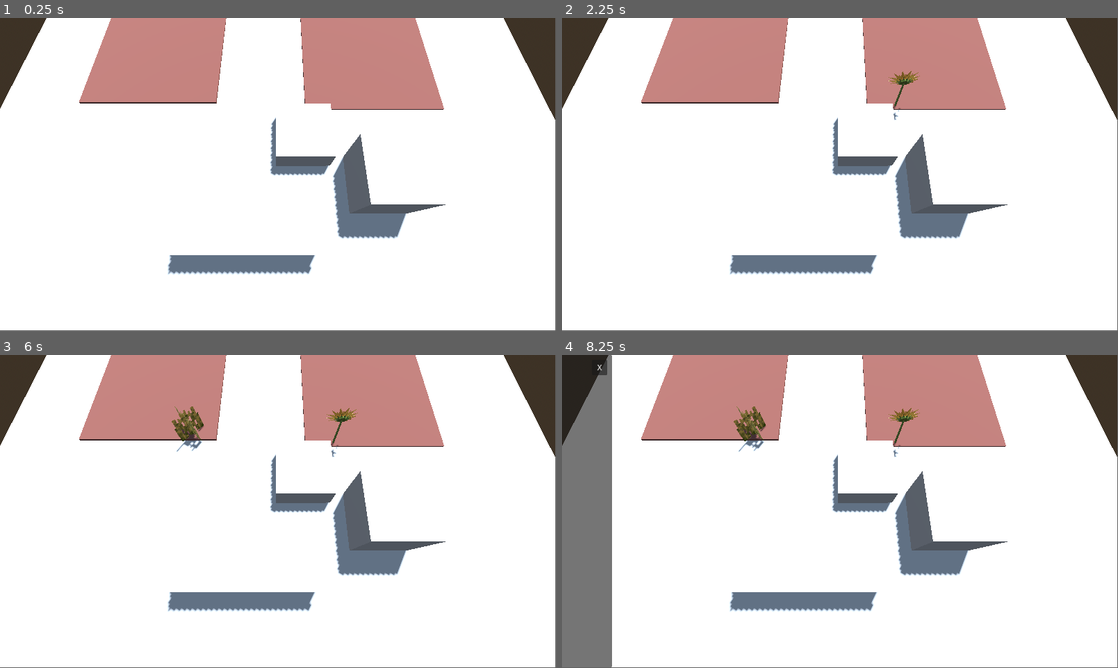
Above: before the commit, frames 1-4 (two rows, left to right).
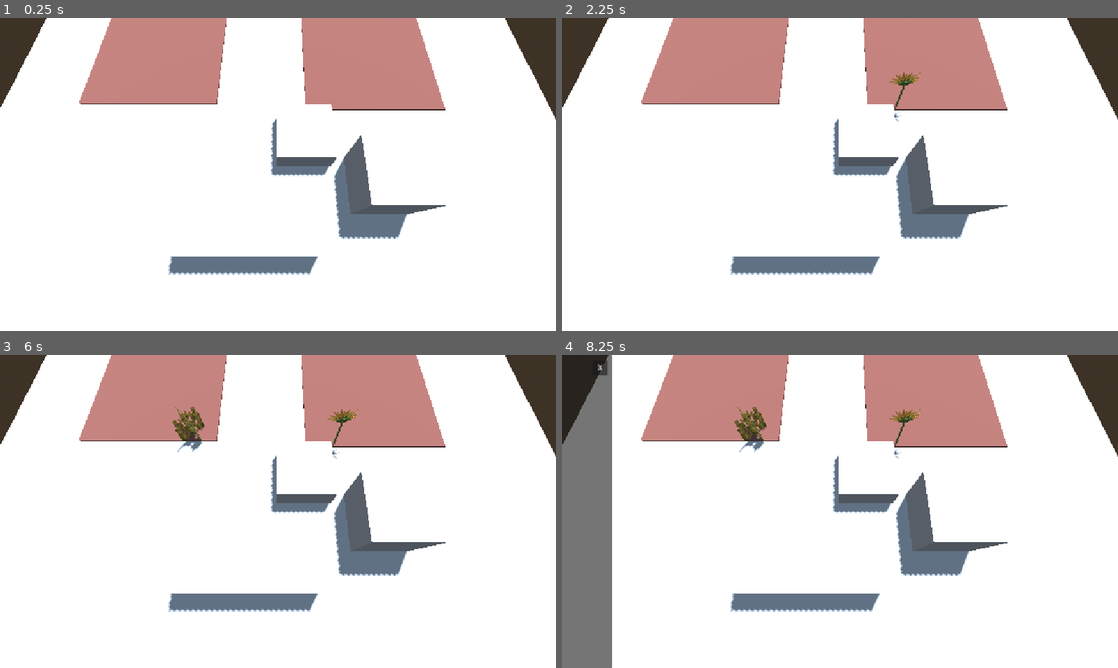
Above: after the commit, the same moments.

Repository: ToBinio/secrets-of-soil
Game: Godot game, scene res://scenes/main.tscn
Same seed, same stepped clock (60 frames per second), same inputs: the game is played once before the commit and once after it.
Inputs (mouse positions are in pixels of both pictures, inside the frame that each line leads up to):
- Up to frame 1 (0.25 s): no input
- Up to frame 2 (2.25 s): tap Enter at 0.5, 2 s; move the mouse to (962, 158) at 0.52 s; click (962, 158) at 0.67 s; tap Space at 1.25 s; move the mouse to (728, 190) at 1.27 s; click (728, 190) at 1.42 s; move the mouse to (895, 105) at 2.02 s; click (895, 105) at 2.17 s
- Up to frame 3 (6 s): tap Space at 2.75, 4.25 s; move the mouse to (250, 574) at 2.77 s; click (250, 574) at 2.92 s; tap Enter at 3.5 s; move the mouse to (444, 558) at 3.52 s; click (444, 558) at 3.67 s; move the mouse to (111, 464) at 4.27 s; click (111, 464) at 4.42 s; move the mouse to (305, 511) at 5.02 s; click (305, 511) at 5.17 s; move the mouse to (194, 433) at 5.77 s; click (194, 433) at 5.92 s
- Up to frame 4 (8.25 s): move the mouse to (962, 495) at 6.52 s; click (962, 495) at 6.67 s; move the mouse to (728, 527) at 7.27 s; click (728, 527) at 7.42 s; move the mouse to (895, 442) at 8.02 s; click (895, 442) at 8.17 s
The window is 799x449 before the commit and 800x450 after it. Grey fills any space a smaller window leaves; there, only what the larger window draws over its background counts as a difference.

The runs differ from the first frame. In frame 1, 1.3% of the frame differs, in the area x 0-100%, y 0-83%; in frame 2, 1.4%; in frame 3, 1.6%; in frame 4, 1.6%, in the area x 0-100%, y 0-100%.

Commit message:
fixed name issues

Diff:
--- a/project.godot
+++ b/project.godot
@@ -19,6 +19,10 @@
 
 PlantInfo="*res://scripts/autoloads/plantInfo.gd"
 
+[display]
+
+window/stretch/mode="canvas_items"
+
 [rendering]
 
 renderer/rendering_method="gl_compatibility"
--- a/scenes/plants/sunflower.tscn
+++ b/scenes/plants/sunflower.tscn
@@ -22,4 +22,3 @@
 transform = Transform3D(1, 0, 0, 0, 1, 0, 0, 0, 1, 0, 0, -0.0663506)
 
 [node name="ClickClearComponent" parent="." instance=ExtResource("4_1v48e")]
-radius = 1.0
Not shown: 1 places in scenes/plant_clicker.tscn that only renumber resources
Not shown: 1 places in scenes/plants/sunflower.tscn that only renumber resources
